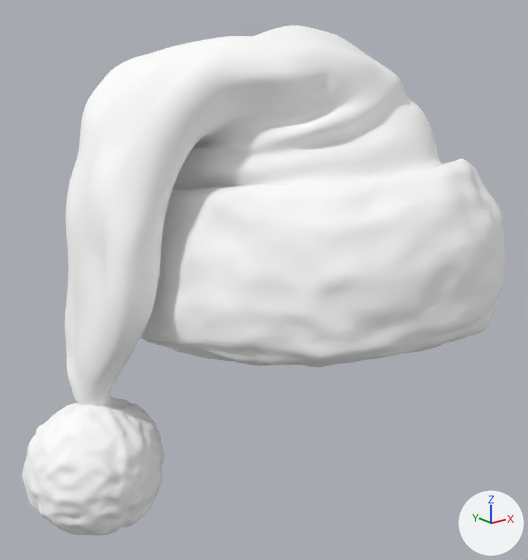
One commit to the glTF model models/hat.glb: the scene before it, then after it.
Camera for both pictures: a 50 mm camera at (-2.035, -1.814, 1.107) aimed at (-0.147, 0.546, 0.163). The lights are fixed; the arrows at lower right show +X, +Y and +Z. Where no turn or scale is listed for an object, it has been applied to the vertices.

Objects in the first picture: 'santa_hat(BLENDER)'.
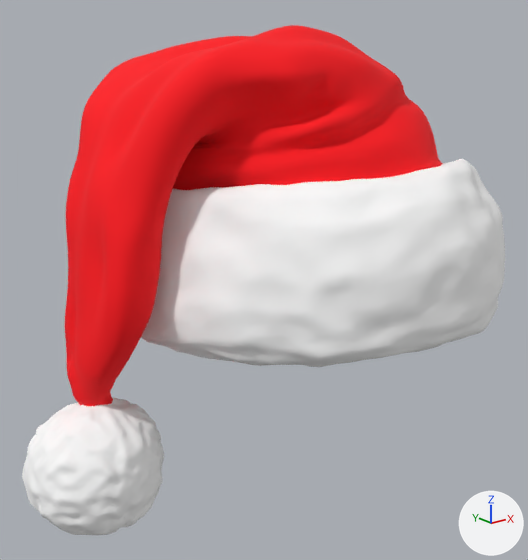
The newer file is also rescaled (x4.0), turned or shifted as a whole; pictures and numbers use the older file's frame.

Patch to the scene script:
```diff
--- a/models/hat.glb.py
+++ b/models/hat.glb.py
@@ img_red_base_color @@
+img_red_base_color = load_image('red Base Color', '_unpacked/red_Base_Color', 1024, 1024, 'sRGB')
@@ mat_red @@
 mat_red = principled_material('red')
-mat_red.base_color = (1.0, 1.0, 1.0)  # white #ffffff
+mat_red.texture = img_red_base_color
 mat_red.roughness = 0.895
```

Where the change shows, as pixel boxes [x1, y1, x2, y2] in the pictures (528 x 560 px):
'santa_hat(BLENDER)', surface changed (white to red): [65, 25, 446, 421] in both
